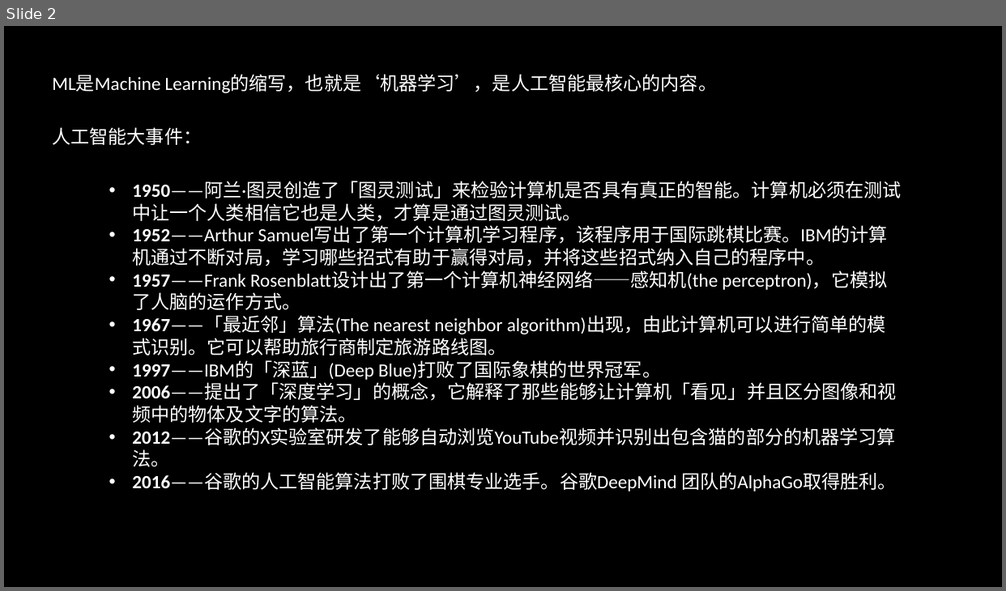
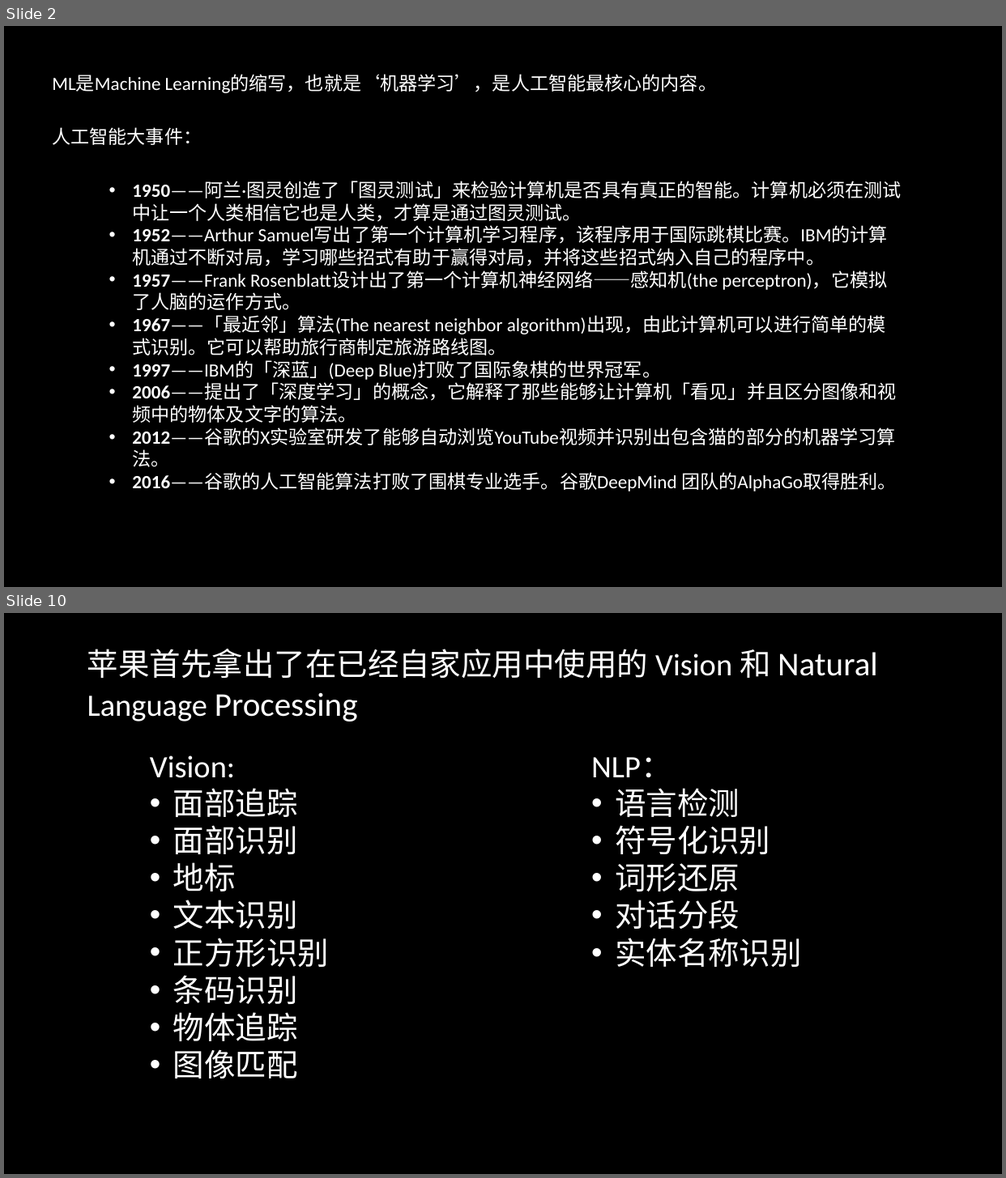
Before and after one commit to GuanyiLL/Study, a slide deck: Swift/CoreMLResearching/CoreML.pptx. Shown one above the other, each under a label of ours: slide 2 before the commit, slides 2 and 10 after it; the slides between them are not shown. The pictures are 1006x591 and 1006x1178 pixels, drawn with LibreOffice and Linux fonts; fonts in the diff are those of the drawing. Boxes give left, top, right and bottom in pixels: in the first picture for what was removed or moved away, otherwise in the second. Text is boxed around its words. In the diff, an @@ line names an element or a change of style, - is before the commit and + after.

```diff
--- a/Swift/CoreMLResearching/CoreML.pptx
+++ b/Swift/CoreMLResearching/CoreML.pptx
@@ slide 10 added at (4,613,1002,1174), background #000000 @@
@@ text added at (87,649,878,722), 30 pt, text #FFFFFF @@
+苹果首先拿出了在已经自家应用中使用的 Vision 和 Natural
+Language Processing
@@ text added at (150,756,329,1079), 30 pt, text #FFFFFF @@
+Vision:
+• 面部追踪
+• 面部识别
+• 地标
+• 文本识别
+• 正方形识别
+• 条码识别
+• 物体追踪
+• 图像匹配
@@ text added at (591,757,802,967), 30 pt, text #FFFFFF @@
+NLP：
+• 语言检测
+• 符号化识别
+• 词形还原
+• 对话分段
+• 实体名称识别
```
Also in this commit, not shown: 7 other slides added, 1 slide removed.
